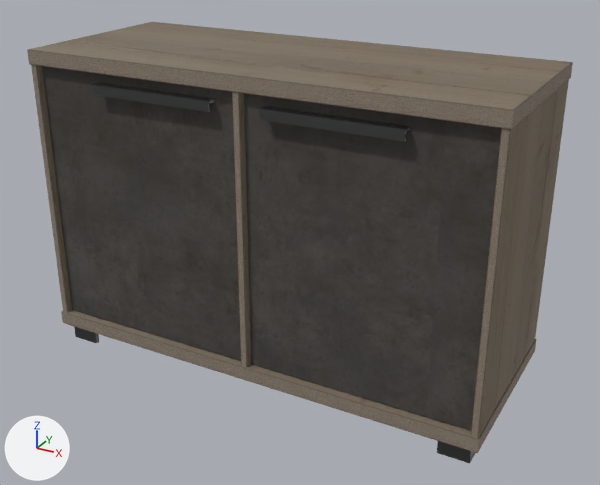
The glTF model models/vestar/Z-12-11.glb as it was, and as the next commit left it.
Both versions are drawn from a 50 mm camera at (0.998, -1.763, 1.226) aimed at (0.035, -0.013, 0.351). Lighting does not change. The marker at lower left points along +X, +Y and +Z. The first picture is the older version. Where no turn or scale is listed for an object, it has been applied to the vertices.

Script lines for the objects in view, before the commit:
```python
ob_line1789532085 = bpy.data.objects.new('Line1789532085', me_line1789532085)
ob_line1789532085.location = (0.0, 0.003, 0.813)
ob_line1789532086 = bpy.data.objects.new('Line1789532086', me_line1789532086)
ob_line1789532086.location = (0.0, 0.003, 0.069)
ob_line1789532087 = bpy.data.objects.new('Line1789532087', me_line1789532087)
ob_line1789532087.location = (0.604, 0.003, 0.441)
ob_line1789532088 = bpy.data.objects.new('Line1789532088', me_line1789532088)
ob_line1789532088.location = (-0.604, 0.003, 0.441)
ob_line1789532089 = bpy.data.objects.new('Line1789532089', me_line1789532089)
ob_line1789532089.location = (0.0, 0.003, 0.441)
ob_line1789532094 = bpy.data.objects.new('Line1789532094', me_line1789532094)
ob_line1789532094.location = (-0.302, -0.219, 0.441)
ob_object5778 = bpy.data.objects.new('Object5778', me_object5778)
ob_object5778.parent = ob_node_33
ob_object5778.location = (0.143, -0.025, -0.00596)
ob_object5778.scale = (0.04, 0.04, 0.04)
ob_plane996 = bpy.data.objects.new('Plane996', me_plane996)
ob_plane996.parent = ob_node_39
ob_plane996.location = (0.0105, -0.17, -0.0281)
ob_plane996.scale = (0.17, 0.17, 0.17)
ob_plane997 = bpy.data.objects.new('Plane997', me_plane997)
ob_plane997.parent = ob_node_41
ob_plane997.location = (0.0105, -0.17, -0.0281)
ob_plane997.scale = (0.17, 0.17, 0.17)
# also in view: 'Line1789532095' at (0.302, -0.219, 0.441)
```
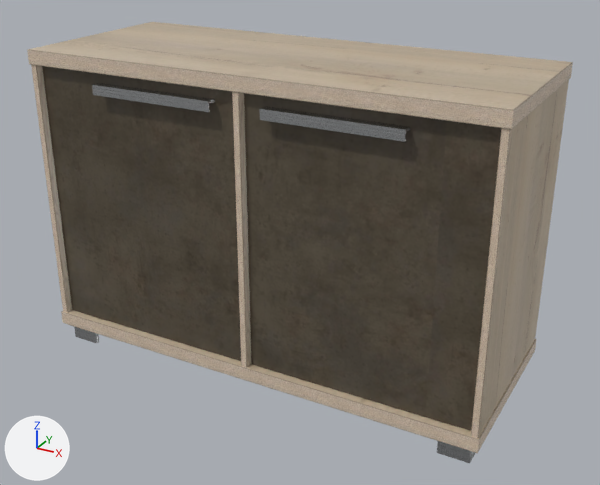
Patch to the scene script:
```diff
--- a/models/vestar/Z-12-11.glb.py
+++ b/models/vestar/Z-12-11.glb.py
@@ img_pbr_metal_inox_metal_brushed_inoxbasecolortexture_jpeg @@
+img_pbr_metal_inox_metal_brushed_inoxbasecolortexture_jpeg = load_image('PBR_metal_inox_Metal_Brushed_Inoxbasecolortexture.jpeg', '_unpacked/PBR_metal_inox_Metal_Brushed_Inoxbasecolortexture.jpeg', 800, 800, 'sRGB')
@@ mat_pbr_h1176_long_edge_oak_halifax_white_long_edge @@
 n0 = _N.new('ShaderNodeBsdfPrincipled'); n0.name = 'Principled BSDF'
-n0.inputs[2].default_value = 0.88  # 'Roughness'
+n0.inputs[2].default_value = 0.35  # 'Roughness'
 n1 = _N.new('ShaderNodeOutputMaterial'); n1.name = 'Material Output'
-n2 = _N.new('ShaderNodeMix'); n2.name = 'Mix'
-n2.data_type = 'RGBA'
-n2.blend_type = 'MULTIPLY'
-n2.inputs[0].default_value = 1.0  # 'Factor'
-n2.inputs[7].default_value = (0.369, 0.369, 0.369, 1.0)  # 'B', grey #a4a4a4
 n3 = _N.new('ShaderNodeTexImage'); n3.name = 'Image Texture'
@@ mat_pbr_h1176_long_edge_oak_halifax_white_long_edge @@
 _L.new(n0.outputs[0], n1.inputs[0])  # 'BSDF' to 'Surface'
-_L.new(n2.outputs[2], n0.inputs[0])  # 'Result' to 'Base Color'
-_L.new(n3.outputs[0], n2.inputs[6])  # 'Color' to 'A'
 _L.new(n4.outputs[0], n3.inputs[0])  # 'Vector' to 'Vector'
 _L.new(n5.outputs[0], n4.inputs[0])  # 'UV' to 'Vector'
+_L.new(n3.outputs[0], n0.inputs[0])  # 'Color' to 'Base Color'
@@ mat_pbr_h1176_oak_halifax_white @@
 n0 = _N.new('ShaderNodeBsdfPrincipled'); n0.name = 'Principled BSDF'
-n0.inputs[2].default_value = 0.88  # 'Roughness'
+n0.inputs[2].default_value = 0.35  # 'Roughness'
 n1 = _N.new('ShaderNodeOutputMaterial'); n1.name = 'Material Output'
-n2 = _N.new('ShaderNodeMix'); n2.name = 'Mix'
-n2.data_type = 'RGBA'
-n2.blend_type = 'MULTIPLY'
-n2.inputs[0].default_value = 1.0  # 'Factor'
-n2.inputs[7].default_value = (0.369, 0.369, 0.369, 1.0)  # 'B', grey #a4a4a4
 n3 = _N.new('ShaderNodeTexImage'); n3.name = 'Image Texture'
@@ mat_pbr_h1176_oak_halifax_white @@
 _L.new(n0.outputs[0], n1.inputs[0])  # 'BSDF' to 'Surface'
-_L.new(n2.outputs[2], n0.inputs[0])  # 'Result' to 'Base Color'
-_L.new(n3.outputs[0], n2.inputs[6])  # 'Color' to 'A'
 _L.new(n4.outputs[0], n3.inputs[0])  # 'Vector' to 'Vector'
@@ mat_pbr_h1176_oak_halifax_white @@
 _L.new(n9.outputs[0], n8.inputs[0])  # 'UV' to 'Vector'
+_L.new(n3.outputs[0], n0.inputs[0])  # 'Color' to 'Base Color'
@@ mat_pbr_metal_inox_metal_brushed_inox @@
 mat_pbr_metal_inox_metal_brushed_inox = bpy.data.materials.new('PBR_metal_inox_Metal_Brushed_Inox')
-# nodes: BsdfPrincipled, Mapping, NormalMap, OutputMaterial, TexImage, UVMap
-# colours: dark grey #626263
+# nodes: BsdfPrincipled, Mapping x2, NormalMap, OutputMaterial, TexImage x2, UVMap x2
 # uses the picture img_inox_grain_normal_png
+# uses the picture img_pbr_metal_inox_metal_brushed_inoxbasecolortexture_jpeg
```

Location of each change, (x1, y1, x2, y2) in pixels of the pictures (600 x 485 px):
'Line1789532085', recoloured (brown to beige): (27, 22, 573, 129) in both
'Line1789532087', recoloured (lighter): (471, 80, 569, 438) in both
'Line1789532086', recoloured: (61, 310, 536, 453) in both
'Line1789532089', recoloured (brown to beige): (232, 92, 252, 367) in both
'Line1789532088', recoloured (lighter): (31, 65, 72, 312) in both
'Plane997', surface changed (black to grey): (259, 106, 410, 142) in both
'Plane996', surface changed (black to grey): (92, 83, 215, 112) in both
'Object5778', surface changed (black to grey): (437, 441, 475, 463) in both
'Object5776', surface changed (black to grey): (74, 327, 99, 343) in both
